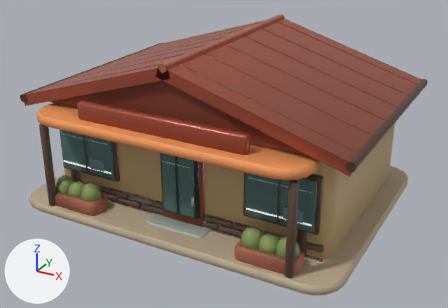
The glTF model assets/models/regions/valley_restaurant.glb as it was, and as the next commit left it.
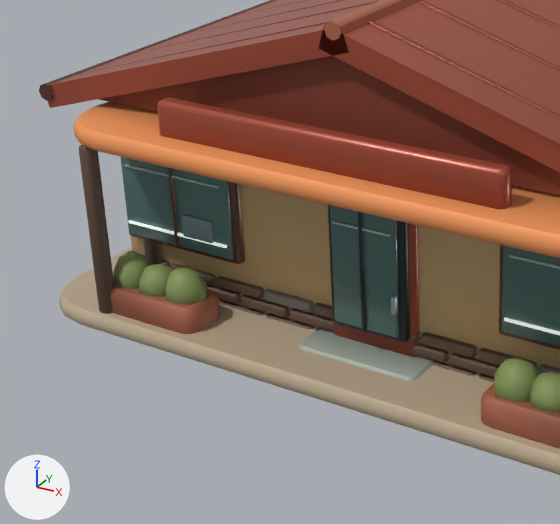
There are two pictures of each version: one whole from a camera (50 mm lens) standing at (7.04, -13.15, 7.47) and looking at (0.16, -0.64, 1.21), one close up on the part from 0% to 61% of the width and 17% to 100% of the height. Every picture has the same lights, and +X, +Y and +Z are marked at lower left. The older version's two pictures come first. Vertices at exactly the same position are counted once.

The older version as bpy lines, for what is in view:
```python
me_restaurant = bpy.data.meshes.new('Restaurant')
me_restaurant.from_pydata(...)  # 4802 vertices, 9264 faces; spans x -4.19..4.19, y -3.61..2.98, z -0.01..4.08
# faces by material slot: [6256, 332, 1276, 840, 560]
me_restaurant.materials.append(mat_ceramic)
me_restaurant.materials.append(mat_paint)
me_restaurant.materials.append(mat_metal)
me_restaurant.materials.append(mat_tint)
me_restaurant.materials.append(mat_light)
ob_restaurant = bpy.data.objects.new('Restaurant', me_restaurant)
ob_restaurant.location = (0.0, 0.0, 0.0)
```
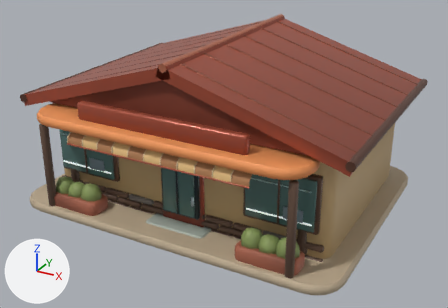
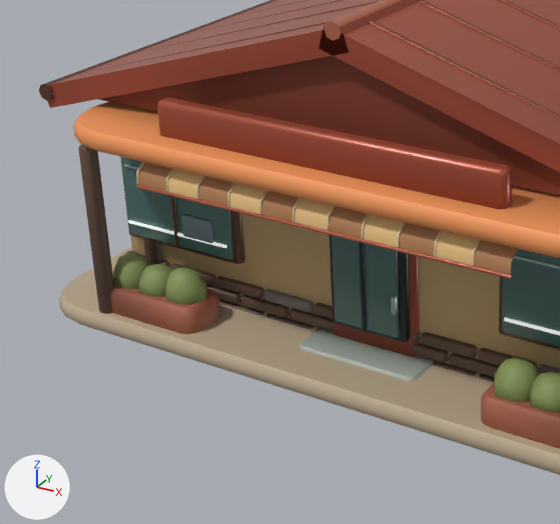
Boxes [x1, y1, x2, y2] around the edits, measured in the close-ups (560 x 524 px):
part 1 of me_restaurant, added
    after: [136, 185, 511, 279]
part 2 of me_restaurant, added
    after: [136, 162, 517, 275]
part 3 of me_restaurant, edited (looks the same)
    both: [94, 148, 560, 258]

The change, as a diff of the scene's bpy script:
```diff
--- a/assets/models/regions/valley_restaurant.glb.py
+++ b/assets/models/regions/valley_restaurant.glb.py
@@ me_restaurant @@
 # used by ob_restaurant; location = (0.0, 0.0, 0.0)
-me_restaurant.from_pydata(...)  # 4802 vertices, 9264 faces; spans x -4.19..4.19, y -3.61..2.98, z -0.01..4.08
+me_restaurant.from_pydata(...)  # 5297 vertices, 10058 faces; spans x -4.19..4.19, y -3.61..2.98, z -0.01..4.08
+# me_restaurant part 1: a new loose piece, a 7-sided cylinder along x spanning x -2.25..2.31, y -3.573..-3.537, z 2.056..2.094, in mat_paint
+# me_restaurant part 2: 385 vertices added at x -2.26..2.3, y -3.56..-2.67, z 2.08..2.54
+# me_restaurant part 3: 220 kept faces spanning x -3.26..3.0, y -3.61..-2.66, z 1.76..2.59 get new vertex colours; the middle colour goes from beige #d3caa5 to beige #ccc39f
+# other edits to the shape of me_restaurant do not show in these pictures
 me_restaurant.materials.append(mat_ceramic)
```
